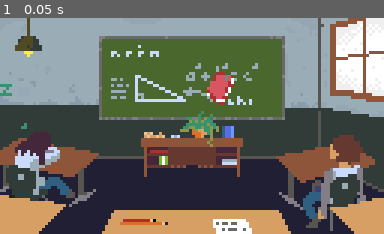
Above: before the commit, frame 1.
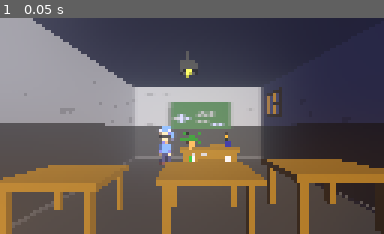
Above: after the commit, the same moment.

Repository: MoFa-Development/TheAbsolutelyTrueGame
Game: Godot game, scene res://scenes/Room.tscn
Same seed, same stepped clock (60 frames per second), same inputs: the game is played once before the commit and once after it. Before the commit the project starts from res://scenes/Game.tscn.
Inputs:
- Up to frame 1 (0.05 s): no input

The runs differ from the first frame. In frame 1, 87% of the frame differs, in the area x 0-100%, y 0-100%.

Commit message:
add new models, first steps in 3D

Diff:
--- a/src/project.godot
+++ b/src/project.godot
@@ -15,7 +15,7 @@
 [application]
 
 config/name="TheAbsolutelyTrueGame"
-run/main_scene="res://scenes/Game.tscn"
+run/main_scene="res://scenes/Room.tscn"
 config/icon="res://assets/images/ui/icon.png"
 
 [autoload]
@@ -79,4 +79,3 @@
 vram_compression/import_etc=true
 vram_compression/import_etc2=false
 environment/default_clear_color=Color( 0.113725, 0.0431373, 0.211765, 1 )
-environment/default_environment="res://environment/Editor.tres"
--- a/src/scenes/Room.tscn
+++ b/src/scenes/Room.tscn
@@ -1,37 +1,103 @@
-[gd_scene load_steps=8 format=2]
+[gd_scene load_steps=24 format=2]
 
 [ext_resource path="res://assets/models/MrP/MrP.obj" type="ArrayMesh" id=1]
 [ext_resource path="res://assets/models/MrP/MrP.png" type="Texture" id=2]
 [ext_resource path="res://environment/Main.tres" type="Environment" id=3]
-[ext_resource path="res://assets/models/BG/BG.obj" type="ArrayMesh" id=4]
-[ext_resource path="res://assets/models/BG/BG.png" type="Texture" id=5]
+[ext_resource path="res://assets/models/Objects/board.obj" type="ArrayMesh" id=4]
+[ext_resource path="res://assets/models/Classroom/empty-classroom.obj" type="ArrayMesh" id=5]
+[ext_resource path="res://assets/models/Classroom/empty-classroom.png" type="Texture" id=6]
+[ext_resource path="res://assets/models/Objects/board.png" type="Texture" id=7]
+[ext_resource path="res://assets/models/Objects/teachers-table.obj" type="ArrayMesh" id=8]
+[ext_resource path="res://assets/models/Objects/lamp.obj" type="ArrayMesh" id=9]
+[ext_resource path="res://assets/models/Objects/teachers-table.png" type="Texture" id=10]
+[ext_resource path="res://assets/models/Objects/lamp.png" type="Texture" id=11]
+[ext_resource path="res://assets/models/Objects/lamp-emission.png" type="Texture" id=12]
+[ext_resource path="res://assets/models/Objects/plant.obj" type="ArrayMesh" id=13]
+[ext_resource path="res://assets/models/Objects/plant.png" type="Texture" id=14]
+[ext_resource path="res://assets/models/Objects/table.obj" type="ArrayMesh" id=15]
+[ext_resource path="res://assets/models/Objects/table.png" type="Texture" id=16]
+
+[sub_resource type="SpatialMaterial" id=7]
+albedo_texture = ExtResource( 16 )
 
 [sub_resource type="SpatialMaterial" id=1]
 albedo_texture = ExtResource( 2 )
 
 [sub_resource type="SpatialMaterial" id=2]
-albedo_texture = ExtResource( 5 )
+albedo_texture = ExtResource( 6 )
+
+[sub_resource type="SpatialMaterial" id=3]
+albedo_texture = ExtResource( 7 )
+
+[sub_resource type="SpatialMaterial" id=5]
+albedo_texture = ExtResource( 11 )
+emission_enabled = true
+emission = Color( 0, 0, 0, 1 )
+emission_energy = 0.26
+emission_operator = 0
+emission_on_uv2 = false
+emission_texture = ExtResource( 12 )
+
+[sub_resource type="SpatialMaterial" id=4]
+albedo_texture = ExtResource( 10 )
+
+[sub_resource type="SpatialMaterial" id=6]
+albedo_texture = ExtResource( 14 )
 
 [node name="Room" type="Spatial"]
 
 [node name="Camera" type="Camera" parent="."]
-transform = Transform( 0.866025, 0.0783809, -0.493818, 0, 0.987636, 0.156762, 0.5, -0.13576, 0.855318, -3.6, 4.93208, 2.72707 )
+transform = Transform( 1, 0, 0, 0, 1, 0, 0, 0, 1, -0.181745, 3.30279, 2.62146 )
 environment = ExtResource( 3 )
 current = true
+near = 1.0
+
+[node name="DirectionalLight" type="DirectionalLight" parent="."]
+transform = Transform( 0.931158, 0.153938, 0.330528, -0.272563, 0.895999, 0.350564, -0.242187, -0.41652, 0.876274, 10.8361, 5.47195, 7.21686 )
+light_energy = 0.83
+light_indirect_energy = 0.14
+
+[node name="table3" type="MeshInstance" parent="."]
+transform = Transform( 1, 0, 0, 0, 1, 0, 0, 0, 1, 2.60658, 0.304015, -1.5113 )
+mesh = ExtResource( 15 )
+material/0 = SubResource( 7 )
+
+[node name="table2" type="MeshInstance" parent="."]
+transform = Transform( 1, 0, 0, 0, 1, 0, 0, 0, 1, -1.14975, 0.202677, -1.42618 )
+mesh = ExtResource( 15 )
+material/0 = SubResource( 7 )
+
+[node name="table" type="MeshInstance" parent="."]
+transform = Transform( 1, 0, 0, 0, 1, 0, 0, 0, 1, -5.55542, 0.101338, -1.3742 )
+mesh = ExtResource( 15 )
+material/0 = SubResource( 7 )
 
 [node name="MrP" type="MeshInstance" parent="."]
-transform = Transform( 0.5, 0, -0.866025, 0, 1, 0, 0.866025, 0, 0.5, -0.8, 0.914152, -3.2 )
+transform = Transform( 0.908711, 0, 0.417423, 0, 1, 0, -0.417423, 0, 0.908711, -2.26071, 0.14, -10 )
 mesh = ExtResource( 1 )
 material/0 = SubResource( 1 )
 
-[node name="BG" type="MeshInstance" parent="."]
-transform = Transform( 1, 0, 0, 0, -4.37114e-08, -1, 0, 1, -4.37114e-08, 0, 3.63813, -6.52456 )
-mesh = ExtResource( 4 )
+[node name="empty-classroom" type="MeshInstance" parent="."]
+transform = Transform( 1, 0, 0, 0, 1, 0, 0, 0, 1, -6, 0, 0 )
+mesh = ExtResource( 5 )
 material/0 = SubResource( 2 )
 
-[node name="OmniLight" type="OmniLight" parent="."]
-transform = Transform( 1, 0, 0, 0, 1, 0, 0, 0, 1, -5.44, 6.06, -6.22 )
-light_color = Color( 0.741176, 0.741176, 0.309804, 1 )
-light_energy = 2.58
-shadow_enabled = true
-omni_range = 9.2
+[node name="board" type="MeshInstance" parent="."]
+transform = Transform( 1, 0, 0, 0, 1, 0, 0, 0, 1, -2.43193, 2.90782, -12.5122 )
+mesh = ExtResource( 4 )
+material/0 = SubResource( 3 )
+
+[node name="lamp" type="MeshInstance" parent="."]
+transform = Transform( 0.998431, -0.00877797, 0.0553032, 0.00759462, 0.999738, 0.0215715, -0.0554781, -0.0211176, 0.998236, -0.7779, 5.82146, -4.62916 )
+mesh = ExtResource( 9 )
+material/0 = SubResource( 5 )
+
+[node name="teachers-table" type="MeshInstance" parent="."]
+transform = Transform( 0.998431, -0.00877797, 0.0553032, 0.00759462, 0.999738, 0.0215715, -0.0554781, -0.0211176, 0.998236, -0.97308, 0.0747369, -7.2462 )
+mesh = ExtResource( 8 )
+material/0 = SubResource( 4 )
+
+[node name="plant" type="MeshInstance" parent="."]
+transform = Transform( 0.965626, 0, 0.259931, 0, 1, 0, -0.259931, 0, 0.965626, -0.660249, 1.76441, -7.13175 )
+mesh = ExtResource( 13 )
+material/0 = SubResource( 6 )
Not shown, added: src/assets/models/Classroom/empty-classroom.mtl
Not shown, added: src/assets/models/Classroom/empty-classroom.obj
Not shown, added: src/assets/models/Classroom/empty-classroom.obj.import
Binary file added: src/assets/models/Classroom/empty-classroom.png
Not shown, added: src/assets/models/Classroom/empty-classroom.png.import
Not shown, added: src/assets/models/Objects/board.mtl
Not shown, added: src/assets/models/Objects/board.obj
Not shown, added: src/assets/models/Objects/board.obj.import
Binary file added: src/assets/models/Objects/board.png
Not shown, added: src/assets/models/Objects/board.png.import
Binary file added: src/assets/models/Objects/lamp-emission.png
Not shown, added: src/assets/models/Objects/lamp-emission.png.import
(and 28 more such lines)
